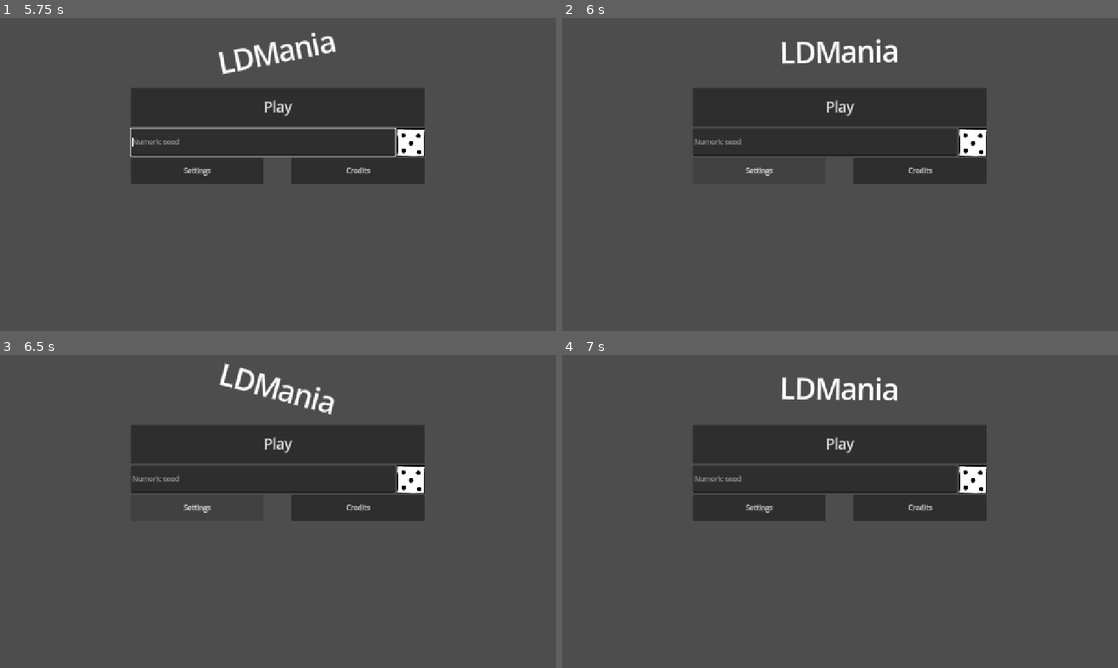
Above: before the commit, frames 1-4 (two rows, left to right).
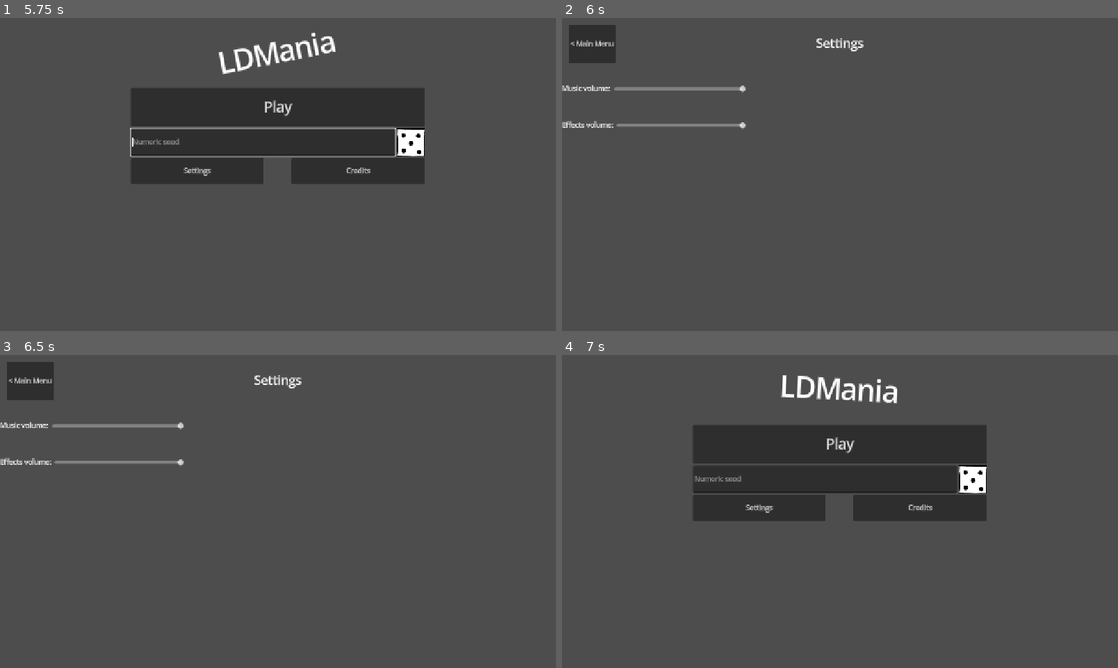
Above: after the commit, the same moments.

Repository: markkarrica/ldmania
Game: Godot game, scene res://intro/intro.tscn
The game is run twice, just before and just after one commit, with the same random seed, the same clock (stepped at 60 frames per second) and the same inputs.
Inputs (mouse positions are in pixels of both pictures, inside the frame that each line leads up to):
- Up to frame 1 (5.75 s): move the mouse to (400, 158) at 0.52 s; tap 1 at 0.6 s; click (400, 158) at 0.67 s; tap Space (jump) at 0.77, 3.77 s; drag from (166, 190) to (250, 237) at 1.27 s; move the mouse to (333, 105) at 2.02 s; tap 3 at 2.1 s; click (333, 105) at 2.17 s; drag from (250, 237) to (111, 127) at 2.77 s; move the mouse to (444, 221) at 3.52 s; tap 5 at 3.6 s; click (444, 221) at 3.67 s; drag from (111, 127) to (194, 96) at 4.27 s; click (261, 143) at 5.02 s; type "Alex" at 5.1 s
- Up to frame 2 (6 s): click "Settings" at 5.75 s
- Up to frame 3 (6.5 s): no input
- Up to frame 4 (7 s): click (589, 380) at 6.5 s, where only the run after the commit has a clickable "< Main Menu"

Frame 1 is identical in both runs. In frame 2, 15% of the frame differs, in the area x 0-77%, y 2-53%; in frame 3, 15%; in frame 4, 0.4%.

Commit message:
added settings and settings sc reen, change from packed scene to file due to circular dependency

Diff:
--- a/core/main/main_scene.gd
+++ b/core/main/main_scene.gd
@@ -5,7 +5,6 @@
 @onready var label = $Wheel/NextGame
 @onready var start_label = $Wheel/PressSpace
 @onready var subviewport = $Minigame/Control/MarginContainer/SubViewportContainer/SubViewport
-"res://scene.tscn"
 # Called when the node enters the scene tree for the first time.
 func _ready() -> void:
 	state_machine.set_minigames(minigames)
--- /dev/null
+++ b/core/settings.gd
@@ -0,0 +1,4 @@
+extends Node
+
+var music_volume = 100
+var effects_volume = 100
--- a/project.godot
+++ b/project.godot
@@ -20,6 +20,7 @@
 
 Util="*uid://cqhtt85tja2ff"
 StateMachine="*uid://cvumim4ltmspe"
+Settings="*uid://dscie375x6lgb"
 
 [display]
 
--- a/ui/main_menu/main_menu.gd
+++ b/ui/main_menu/main_menu.gd
@@ -1,11 +1,12 @@
 extends Control
 
 @onready var state_machine = $"/root/StateMachine"
-@export var play_scene: PackedScene
+@export_file("*.tscn") var play_scene: String
 @onready var seed_text = $"HBoxContainer/VBoxContainer/HBoxContainer/Seed text"
 @onready var seed_wrong_timer = $SeedWrongTimer
 @onready var util = $"/root/Util"
 @onready var title = $Title
+@export_file("*.tscn") var settings_scene: String
 
 @export_category("Title animation")
 @export var max_rotation: float = 15.0
@@ -38,7 +39,7 @@
 		seed_wrong_timer.start()
 	else:
 		util.random.set_seed(int(seed_text.text))
-		get_tree().change_scene_to_packed(play_scene)
+		get_tree().change_scene_to_file(play_scene)
 
 
 
@@ -61,3 +62,7 @@
 
 func _on_dice_button_pressed() -> void:
 	seed_text.text = str(int(util.random.randi()/(util.random.randi() / 6734.0)))
+
+
+func _on_button_pressed() -> void:
+	get_tree().change_scene_to_file(settings_scene)
--- a/ui/main_menu/main_menu.tscn
+++ b/ui/main_menu/main_menu.tscn
@@ -1,7 +1,6 @@
 [gd_scene format=3 uid="uid://bfus3f0wm3grg"]
 
 [ext_resource type="Script" uid="uid://jbqjw1seruke" path="res://ui/main_menu/main_menu.gd" id="1_omy8q"]
-[ext_resource type="PackedScene" uid="uid://cf78lu114wlvc" path="res://core/main/main_scene.tscn" id="2_i5wg5"]
 [ext_resource type="Texture2D" uid="uid://cf1smdbsf7co1" path="res://ui/main_menu/icons/dice.png" id="3_3c04x"]
 
 [node name="MainMenu" type="Control" unique_id=1104091717]
@@ -12,7 +11,8 @@
 grow_horizontal = 2
 grow_vertical = 2
 script = ExtResource("1_omy8q")
-play_scene = ExtResource("2_i5wg5")
+play_scene = "uid://cf78lu114wlvc"
+settings_scene = "uid://btc56htmas36s"
 
 [node name="HBoxContainer" type="HBoxContainer" parent="." unique_id=2056385339]
 layout_mode = 1
@@ -106,4 +106,5 @@
 [connection signal="pressed" from="HBoxContainer/VBoxContainer/PlayButton" to="." method="_on_play_button_pressed"]
 [connection signal="text_changed" from="HBoxContainer/VBoxContainer/HBoxContainer/Seed text" to="." method="_on_seed_text_text_changed"]
 [connection signal="pressed" from="HBoxContainer/VBoxContainer/HBoxContainer/TextureButton" to="." method="_on_dice_button_pressed"]
+[connection signal="pressed" from="HBoxContainer/VBoxContainer/HBoxContainer2/MarginContainer/Button" to="." method="_on_button_pressed"]
 [connection signal="timeout" from="SeedWrongTimer" to="." method="_on_seed_wrong_timer_timeout"]
--- /dev/null
+++ b/ui/settings_menu/settings_menu.gd
@@ -0,0 +1,30 @@
+extends Control
+
+@export_file("*.tscn") var main_menu_scene: String
+@onready var settings: Node = $"/root/Settings"
+@onready var music_volume_slider = $Layout/Settings/Audio/MusicVolumeBox/MusicVolumeSlider
+@onready var effects_volume_slider = $Layout/Settings/Audio/EffectsVolumeBox/EffectsVolumeSlider
+
+# Called when the node enters the scene tree for the first time.
+func _ready() -> void:
+	pass # Replace with function body.
+
+
+# Called every frame. 'delta' is the elapsed time since the previous frame.
+func _process(delta: float) -> void:
+	pass
+
+
+func _on_effects_volume_slider_drag_ended(value_changed: bool) -> void:
+	if value_changed:
+		settings.effects_volume = effects_volume_slider.value
+
+
+
+func _on_music_volume_slider_drag_ended(value_changed: bool) -> void:
+	if value_changed:
+		settings.music_volume = music_volume_slider.value
+
+
+func _on_button_pressed() -> void:
+	get_tree().change_scene_to_file(main_menu_scene)
--- /dev/null
+++ b/ui/settings_menu/settings_menu.tscn
@@ -0,0 +1,89 @@
+[gd_scene format=3 uid="uid://btc56htmas36s"]
+
+[ext_resource type="Script" uid="uid://q4p380w5cu77" path="res://ui/settings_menu/settings_menu.gd" id="1_kvsec"]
+
+[node name="SettingsMenu" type="Control" unique_id=1012778111]
+layout_mode = 3
+anchors_preset = 15
+anchor_right = 1.0
+anchor_bottom = 1.0
+grow_horizontal = 2
+grow_vertical = 2
+script = ExtResource("1_kvsec")
+main_menu_scene = "uid://bfus3f0wm3grg"
+
+[node name="Layout" type="VBoxContainer" parent="." unique_id=824055625]
+layout_mode = 1
+anchors_preset = 15
+anchor_right = 1.0
+anchor_bottom = 1.0
+grow_horizontal = 2
+grow_vertical = 2
+
+[node name="MarginContainer" type="MarginContainer" parent="Layout" unique_id=366704572]
+layout_mode = 2
+size_flags_vertical = 3
+size_flags_stretch_ratio = 0.2
+theme_override_constants/margin_left = 15
+theme_override_constants/margin_top = 15
+theme_override_constants/margin_right = 15
+theme_override_constants/margin_bottom = 15
+
+[node name="Button" type="Button" parent="Layout/MarginContainer" unique_id=111875898]
+layout_mode = 2
+size_flags_horizontal = 0
+text = "< Main Menu"
+
+[node name="Label" type="Label" parent="Layout/MarginContainer" unique_id=1196454949]
+layout_mode = 2
+size_flags_horizontal = 6
+theme_type_variation = &"HeaderLarge"
+text = "Settings"
+
+[node name="Settings" type="HBoxContainer" parent="Layout" unique_id=1265055388]
+layout_mode = 2
+size_flags_vertical = 3
+
+[node name="Audio" type="VBoxContainer" parent="Layout/Settings" unique_id=1791003137]
+layout_mode = 2
+size_flags_horizontal = 3
+
+[node name="MusicVolumeBox" type="HBoxContainer" parent="Layout/Settings/Audio" unique_id=847881117]
+custom_minimum_size = Vector2(0, 80)
+layout_mode = 2
+
+[node name="MusicVolumeLabel" type="Label" parent="Layout/Settings/Audio/MusicVolumeBox" unique_id=426901555]
+layout_mode = 2
+text = "Music volume: "
+
+[node name="MusicVolumeSlider" type="HSlider" parent="Layout/Settings/Audio/MusicVolumeBox" unique_id=1327426529]
+layout_mode = 2
+size_flags_horizontal = 3
+size_flags_vertical = 1
+value = 100.0
+
+[node name="EffectsVolumeBox" type="HBoxContainer" parent="Layout/Settings/Audio" unique_id=1500216102]
+custom_minimum_size = Vector2(0, 80)
+layout_mode = 2
+
+[node name="EffectsVolumeLabel" type="Label" parent="Layout/Settings/Audio/EffectsVolumeBox" unique_id=549581234]
+layout_mode = 2
+text = "Effects volume: "
+
+[node name="EffectsVolumeSlider" type="HSlider" parent="Layout/Settings/Audio/EffectsVolumeBox" unique_id=1930799119]
+layout_mode = 2
+size_flags_horizontal = 3
+size_flags_vertical = 1
+value = 100.0
+
+[node name="Video" type="VBoxContainer" parent="Layout/Settings" unique_id=1037469563]
+layout_mode = 2
+size_flags_horizontal = 3
+
+[node name="General" type="VBoxContainer" parent="Layout/Settings" unique_id=1645893373]
+layout_mode = 2
+size_flags_horizontal = 3
+
+[connection signal="pressed" from="Layout/MarginContainer/Button" to="." method="_on_button_pressed"]
+[connection signal="drag_ended" from="Layout/Settings/Audio/MusicVolumeBox/MusicVolumeSlider" to="." method="_on_music_volume_slider_drag_ended"]
+[connection signal="drag_ended" from="Layout/Settings/Audio/EffectsVolumeBox/EffectsVolumeSlider" to="." method="_on_effects_volume_slider_drag_ended"]
Not shown, added: core/settings.gd.uid
Not shown, added: ui/settings_menu/settings_menu.gd.uid
